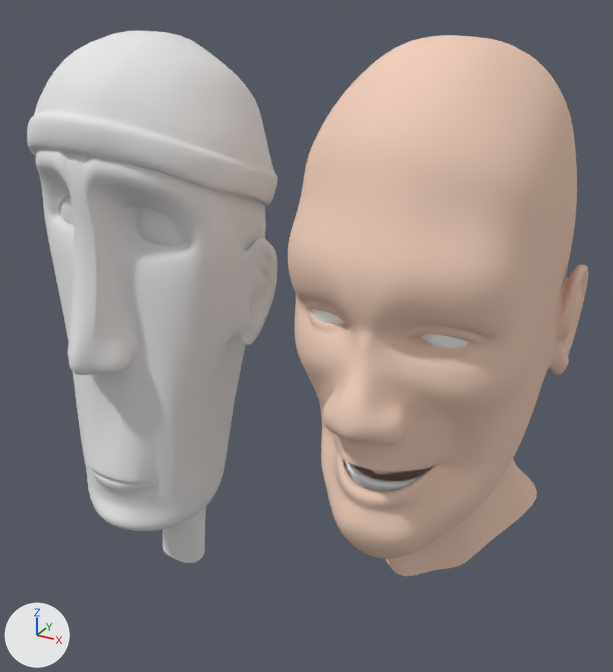
Two versions of the Blender file blender/cantor_avatar_v2.blend, one commit apart.
Rendered twice from a camera (50 mm lens) standing at (7.57, -12.5, 7.86) and looking at (-0.17, 1.56, 0.83). Every picture has the same lights, and +X, +Y and +Z are marked at lower left.

In view in the first picture: 'Avatar_George', 'eye left', 'eye right', 'head'.
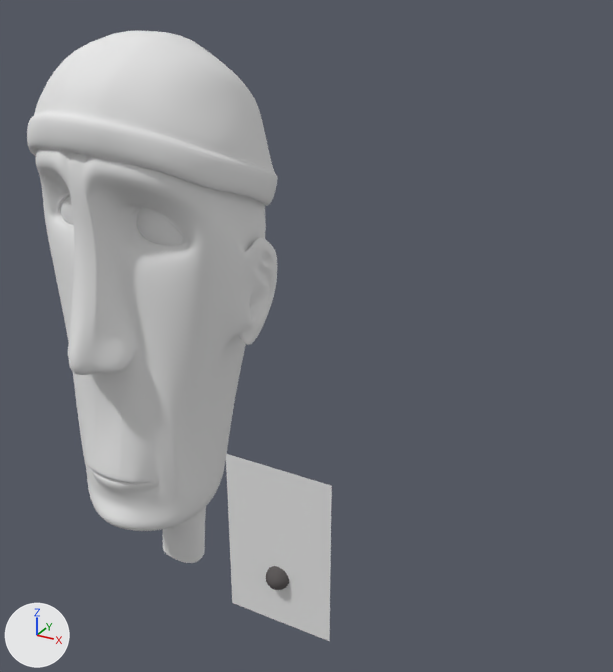
Commit message: Added fake vowel diagram (that mimic Max/MSP's) embedded in BGE for debug purpose (no need to install Max/MSP to test avatar).

Diff of the bpy script that builds the scene:
```diff
--- a/blender/cantor_avatar_v2.blend.py
+++ b/blender/cantor_avatar_v2.blend.py
@@ mat_voweldiagram @@
+mat_voweldiagram = diffuse_material('VowelDiagram')
+mat_voweldiagram.base_color = (0.8, 0.8, 0.8)  # white #e7e7e7
@@ mat_voweldiagramcursor @@
+mat_voweldiagramcursor = diffuse_material('VowelDiagramCursor')
+mat_voweldiagramcursor.base_color = (0.119, 0.11, 0.11)  # dark grey #615d5d
@@ me_plane @@
+me_plane.from_pydata([(-1.0, -1.0, 0.0), (1.0, -1.0, 0.0), (-1.0, 1.0, 0.0), (1.0, 1.0, 0.0)], [], [(0, 1, 3, 2)])
+me_plane.materials.append(mat_voweldiagram)  # its picture is missing
@@ me_sphere_1 @@
+me_sphere_1.from_pydata(...)  # a UV sphere (32 segments, 16 rings, poles along z) spanning x -1.0..1.0, y -1.0..1.0, z -1.0..1.0
+me_sphere_1.polygons.foreach_set('use_smooth', [True] * 512)
+me_sphere_1.materials.append(mat_voweldiagramcursor)  # dark grey #615d5d
@@ ob_head @@
-ob_head = bpy.data.objects.new('head', me_head)
-ob_head.location = (2.59, -0.02, -0.06)
-_m = ob_head.modifiers.new('Subsurf', 'SUBSURF')
-_m.render_levels = 3
@@ ob_eye_left @@
-ob_eye_left = bpy.data.objects.new('eye left', me_eye)
-ob_eye_left.location = (3.53, -0.41, 2.6)
-ob_eye_left.rotation_euler = (1.571, 0.0, 0.0)  # degrees (90, 0, 0)
-ob_eye_left.scale = (0.573, 0.573, 0.573)
-_m = ob_eye_left.modifiers.new('Subsurf', 'SUBSURF')
@@ ob_eye_right @@
-ob_eye_right = bpy.data.objects.new('eye right', me_eye)
-ob_eye_right.location = (1.67, -0.41, 2.6)
-ob_eye_right.rotation_euler = (1.571, 0.0, 0.0)  # degrees (90, 0, 0)
-ob_eye_right.scale = (0.573, 0.573, 0.573)
-_m = ob_eye_right.modifiers.new('Subsurf', 'SUBSURF')
@@ ob_voweldiagram @@
+ob_voweldiagram = bpy.data.objects.new('VowelDiagram', me_plane)
+ob_voweldiagram.location = (0.01, 0.0, -3.42)
+ob_voweldiagram.rotation_euler = (1.571, 1.571, 0.0)  # degrees (90, 90, 0)
+ob_voweldiagram.scale = (1.96, 1.24, 1.61)
@@ ob_voweldiagramcursor @@
+ob_voweldiagramcursor = bpy.data.objects.new('VowelDiagramCursor', me_sphere_1)
+ob_voweldiagramcursor.location = (0.0, 0.0, -4.17)
+ob_voweldiagramcursor.scale = (0.269, 0.269, 0.269)
```

What differs and where, as boxes [x1, y1, x2, y2] in the pictures (613 x 672 px):
'head', no longer drawn
    before: [288, 35, 589, 576]
'VowelDiagram', added
    after: [226, 454, 332, 641]
'VowelDiagramCursor', added
    after: [266, 566, 289, 590]
'eye left', no longer drawn
    before: [422, 334, 468, 348]
'eye right', no longer drawn
    before: [312, 309, 345, 324]
